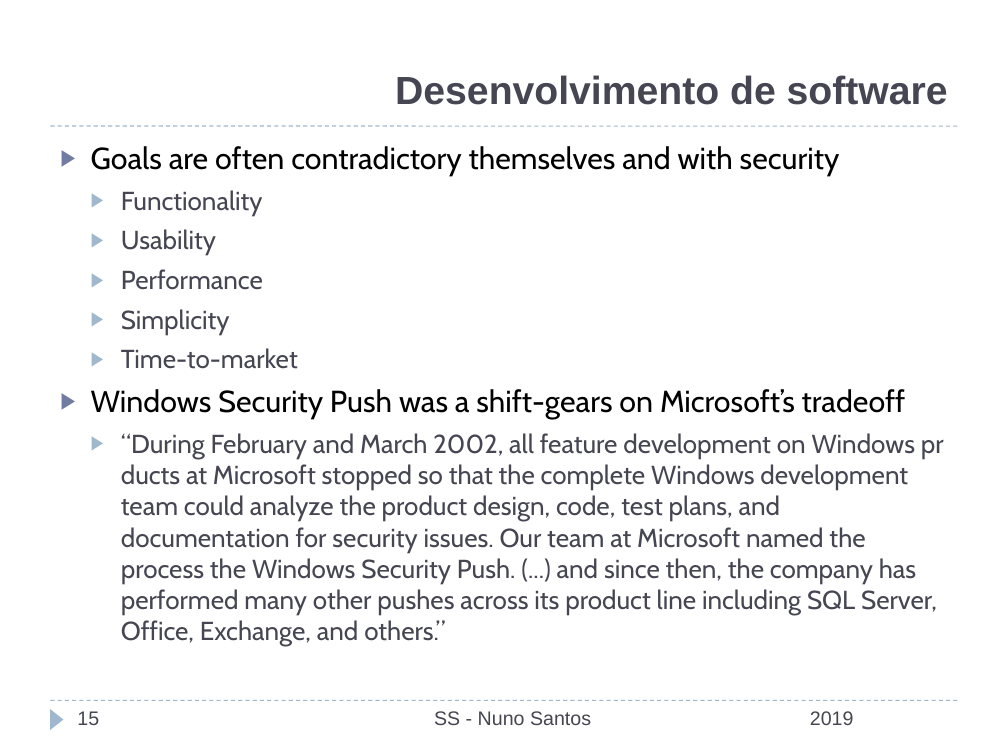
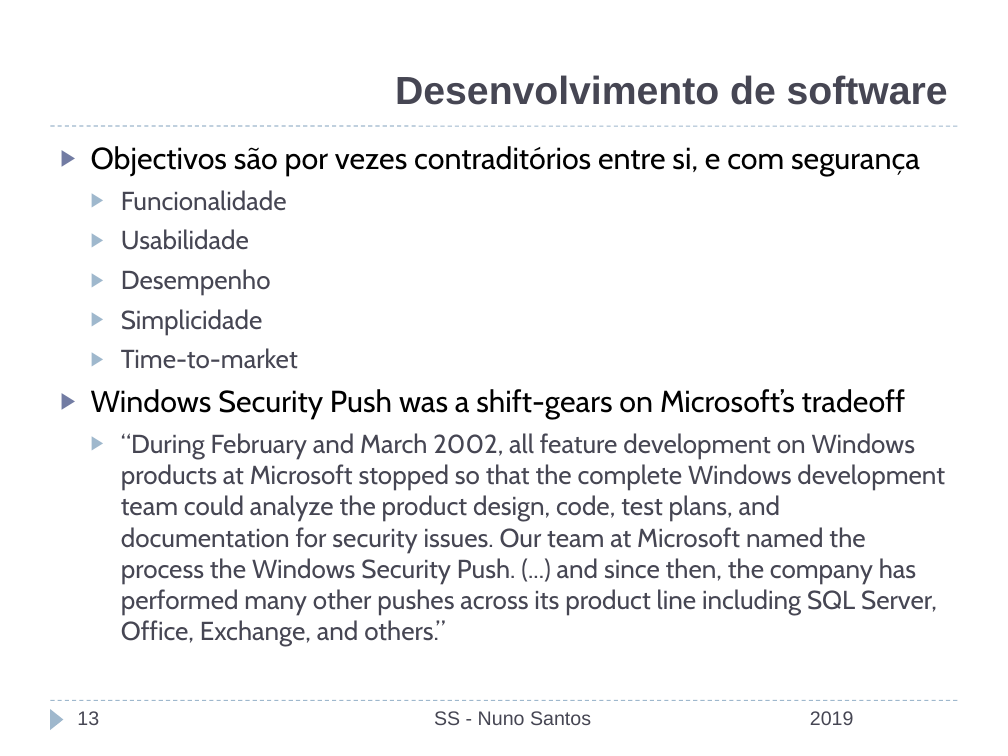
Before and after one commit to nuno-santos/acite2019, a slide deck: slide 13 of teoricas/acite2019-08-secure_sw_devel.pptx (slide 15 before the commit). Drawn at 1008x756 pixels with LibreOffice and Linux fonts; fonts in the diff are those of the drawing; background and template pictures are left out. Boxes give left, top, right and bottom in pixels: in the first picture for what was removed or moved away, otherwise in the second. Text is boxed around its words. In the diff, an @@ line names an element or a change of style, - is before the commit and + after.

```diff
--- a/teoricas/acite2019-08-secure_sw_devel.pptx
+++ b/teoricas/acite2019-08-secure_sw_devel.pptx
@@ text at box(91, 146, 920, 335): text changed @@
-▶ Goals are often contradictory themselves and with security
-  ▶ Functionality
-  ▶ Usability
-  ▶ Performance
-  ▶ Simplicity
+▶ Objectivos são por vezes contraditórios entre si, e com segurança
+  ▶ Funcionalidade
+  ▶ Usabilidade
+  ▶ Desempenho
+  ▶ Simplicidade
@@ text at box(121, 433, 945, 647): text changed @@
-  ▶ “During February and March 2002, all feature development on Windows pr ducts at Microsoft stopped so that the complete Windows development team could analyze the product design, code, test plans, and documentation for security issues. Our team at Microsoft named the process the Windows Security Push. (...) and since then, the company has performed many other pushes across its product line including SQL Server, Office, Exchange, and others.”
+  ▶ “During February and March 2002, all feature development on Windows products at Microsoft stopped so that the complete Windows development team could analyze the product design, code, test plans, and documentation for security issues. Our team at Microsoft named the process the Windows Security Push. (...) and since then, the company has performed many other pushes across its product line including SQL Server, Office, Exchange, and others.”
@@ page number at box(77, 711, 99, 725): text changed @@
-15
+13
```
Also in this commit, not shown: 19 other slides changed, 1 slide added, 3 slides removed, 1 other file.
